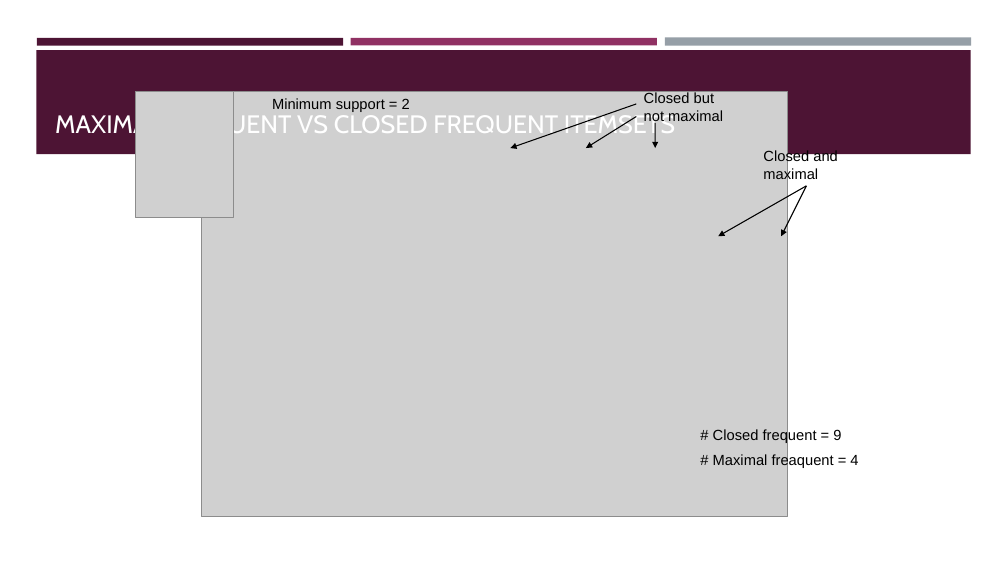
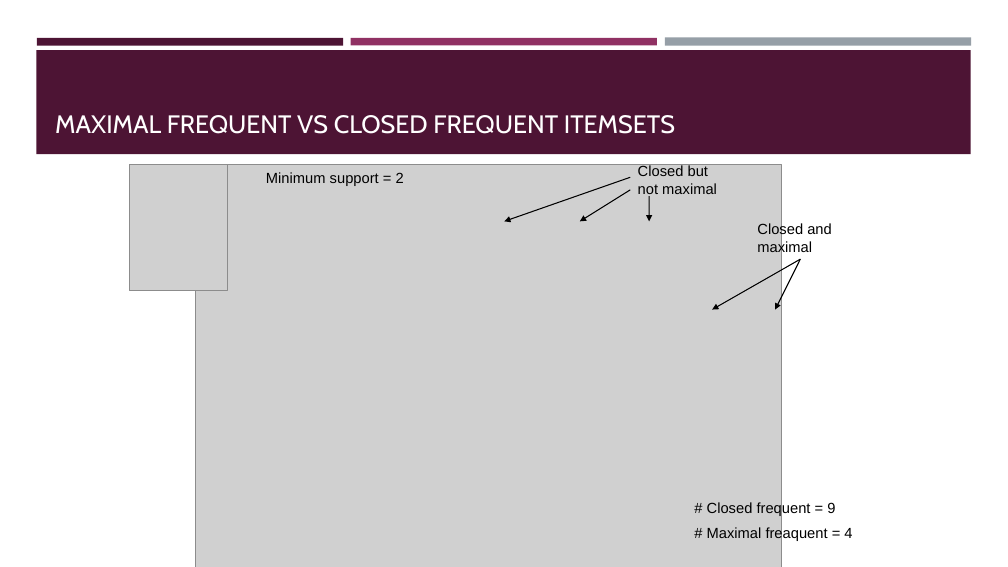
Before and after one commit to BeiyuLinCS/beiyulin.github.io, a slide deck: slide 25 of teach/fall_22/slides/ds_8.pptx. Drawn at 1008x567 pixels with LibreOffice and Linux fonts; fonts in the diff are those of the drawing; grey boxes stand for pictures. Boxes give left, top, right and bottom in pixels: in the first picture for what was removed or moved away, otherwise in the second. Text is boxed around its words. In the diff, an @@ line names an element or a change of style, - is before the commit and + after.

```diff
--- a/teach/fall_22/slides/ds_8.pptx
+++ b/teach/fall_22/slides/ds_8.pptx
@@ 5 arrows, 4 texts, 2 pictures: place and size @@
-5 arrows, 4 texts, 2 pictures at bbox=[135, 91, 858, 516]
+5 arrows, 4 texts, 2 pictures at bbox=[129, 164, 852, 567]
```
Also in this commit, not shown: 12 other slides changed, 1 slide added, 3 other files.
